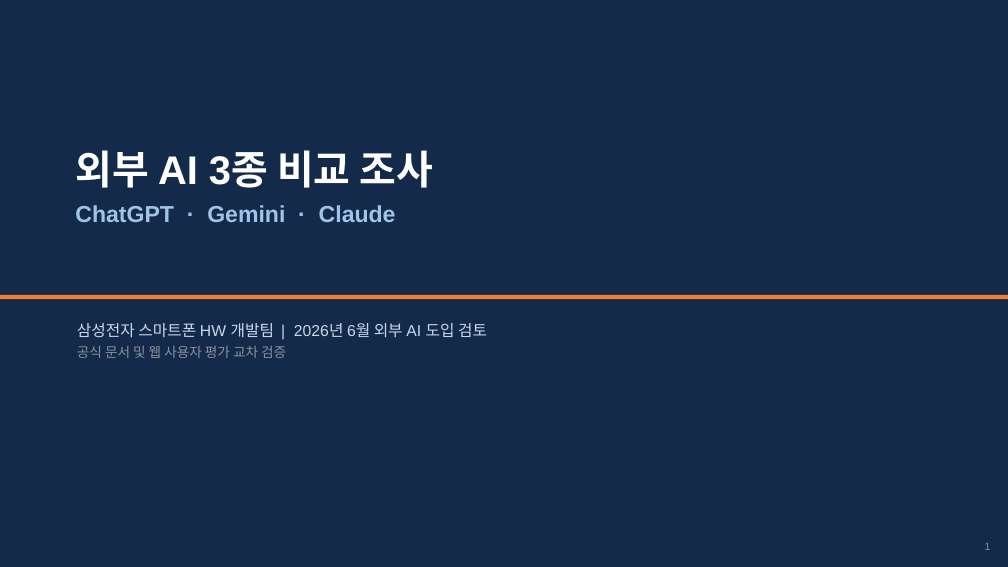
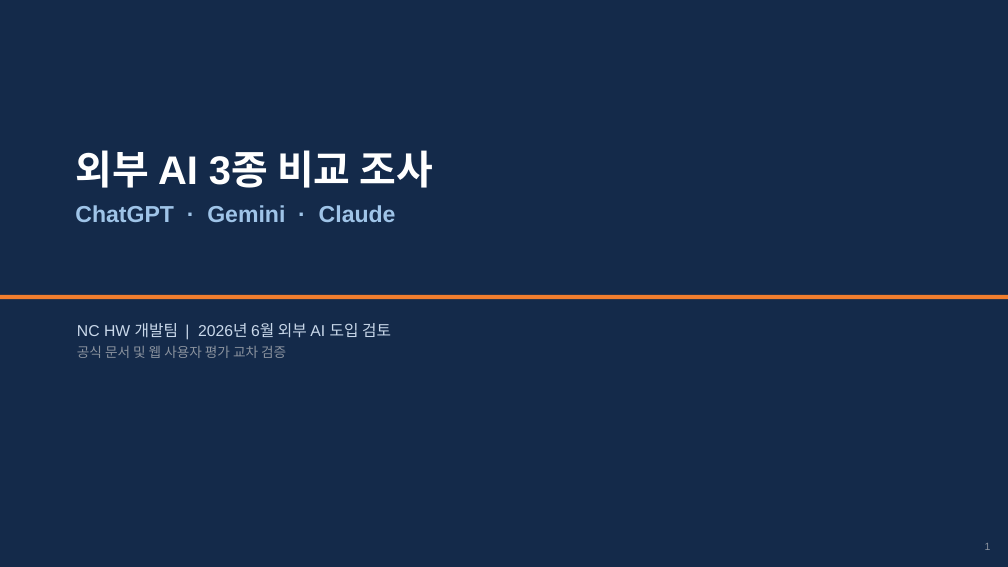
Before and after one commit to whaleonbush/poc, a slide deck: slide 1 of 외부AI_3종_비교조사.pptx. Drawn at 1008x567 pixels with LibreOffice and Linux fonts; fonts in the diff are those of the drawing. Boxes give left, top, right and bottom in pixels: in the first picture for what was removed or moved away, otherwise in the second. Text is boxed around its words. In the diff, an @@ line names an element or a change of style, - is before the commit and + after.

```diff
--- a/외부AI_3종_비교조사.pptx
+++ b/외부AI_3종_비교조사.pptx
@@ text at [77,323,391,338]: text changed @@
-삼성전자 스마트폰 HW 개발팀 | 2026년 6월 외부 AI 도입 검토
+NC HW 개발팀 | 2026년 6월 외부 AI 도입 검토
```
Also in this commit, not shown: 2 other slides changed, 1 other file.
